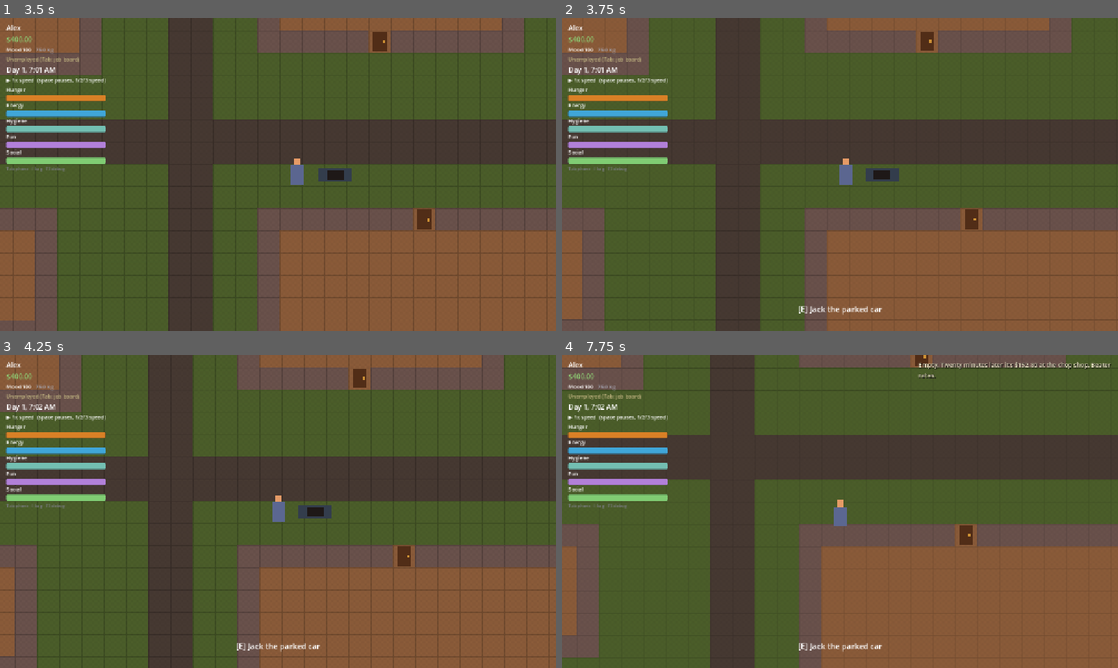
Above: before the commit, frames 1-4 (two rows, left to right).
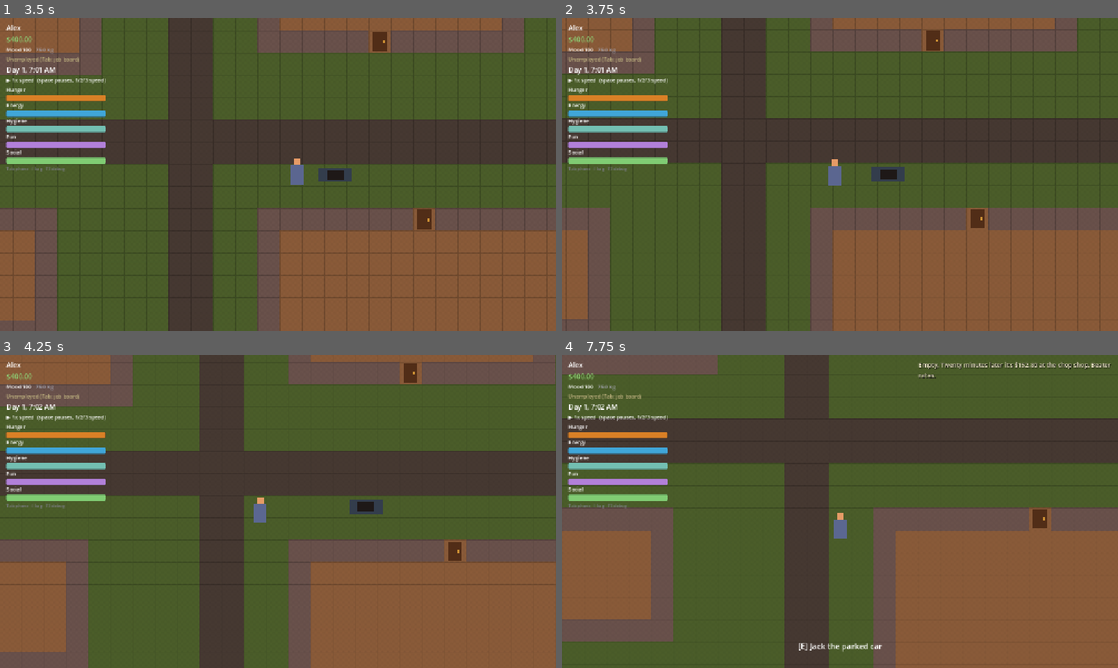
Above: after the commit, the same moments.

Repository: redstonejh/rags
Game: Godot game, scene res://scenes/ui/MainMenu.tscn
Same seed, same stepped clock (60 frames per second), same inputs: the game is played once before the commit and once after it.
Inputs (mouse positions are in pixels of both pictures, inside the frame that each line leads up to):
- Up to frame 1 (3.5 s): click "New Life" at 0.5 s; click (72, 318) at 1.27 s; type "Alex" at 1.35 s; click "Start This Life" at 2 s; move the mouse to (400, 158) at 2.77 s; hold D (move_right) from 2.78 s (still down); hold E (interact) from 2.78 s (still down); click (400, 158) at 2.92 s
- Up to frame 2 (3.75 s): release D (move_right) at 3.5 s; release E (interact) at 3.5 s; drag from (728, 190) to (940, 39) at 3.52 s
- Up to frame 3 (4.25 s): no input
- Up to frame 4 (7.75 s): move the mouse to (895, 442) at 4.27 s; hold D (move_right) 4.28-5 s; hold Tab (phone) 4.28-5 s; click (895, 442) at 4.42 s; tap E (interact) at 4.55, 7.55 s; drag from (812, 574) to (1112, 445) at 5.02 s; move the mouse to (1006, 558) at 5.77 s; hold A (move_left) 5.78-6.5 s; hold E (interact) 5.78-6.5 s; click (1006, 558) at 5.92 s; drag from (673, 464) to (817, 511) at 6.52 s; move the mouse to (867, 511) at 7.27 s; hold S (move_down) from 7.28 s (still down); hold Tab (phone) from 7.28 s (still down); click (867, 511) at 7.42 s

Frame 1 is identical in both runs. In frame 2, 6.0% of the frame differs, in the area x 0-100%, y 0-100%; in frame 3, 34%; in frame 4, 42%.

Commit message:
Add click-to-move player control

Diff:
--- a/scenes/player/Player.tscn
+++ b/scenes/player/Player.tscn
@@ -27,6 +27,11 @@
 [node name="CollisionShape2D" type="CollisionShape2D" parent="InteractArea"]
 shape = SubResource("reach_shape")
 
+[node name="NavigationAgent2D" type="NavigationAgent2D" parent="."]
+path_desired_distance = 8.0
+target_desired_distance = 12.0
+avoidance_enabled = false
+
 [node name="Camera2D" type="Camera2D" parent="."]
 zoom = Vector2(1.6, 1.6)
 position_smoothing_enabled = true
--- a/scripts/dev/ui_stack_smoke_test.gd
+++ b/scripts/dev/ui_stack_smoke_test.gd
@@ -1,5 +1,5 @@
 extends Node
-## Regression coverage for Phase 0 modal/pause ownership.
+## Regression coverage for Phase 0 modal/pause ownership and player control.
 ## Run headless:
 ##   godot --headless --path <repo> res://scenes/dev/UIStackSmokeTest.tscn
 
@@ -7,6 +7,7 @@
 
 var failures: int = 0
 var _main: Node = null
+var _player: Node = null
 
 
 func _ready() -> void:
@@ -15,6 +16,8 @@
 	_test_pause_locks()
 	_test_panel_overlap()
 	_test_escape_pause_menu()
+	await _test_click_move()
+	await _test_wasd_cancels_click_move()
 	print("UIStack smoke test: %s" % ("ALL PASS" if failures == 0 else "%d FAILURES" % failures))
 	get_tree().quit(0 if failures == 0 else 1)
 
@@ -35,6 +38,8 @@
 	add_child(_main)
 	await get_tree().process_frame
 	await get_tree().process_frame
+	await get_tree().physics_frame
+	_player = _main.get_node("Player")
 
 
 func _test_pause_locks() -> void:
@@ -85,6 +90,33 @@
 	_check(not stack.call("is_modal_open", "pause_menu") and not GameClock.paused, "Esc closes pause menu")
 
 
+func _test_click_move() -> void:
+	print("[Click-to-move]")
+	GameClock.clear_pause_locks()
+	GameClock.set_manual_paused(false)
+	var start: Vector2 = _player.get("global_position")
+	_player.call("set_move_target", start + Vector2(160, 0))
+	await _physics_frames(30)
+	var current: Vector2 = _player.get("global_position")
+	_check(current.distance_to(start) > 24.0, "click target moves the player")
+	_check(_player.call("has_click_target"), "path remains active before arrival")
+
+
+func _test_wasd_cancels_click_move() -> void:
+	print("[Manual control priority]")
+	var current: Vector2 = _player.get("global_position")
+	_player.call("set_move_target", current + Vector2(160, 0))
+	Input.action_press("move_left")
+	await get_tree().physics_frame
+	Input.action_release("move_left")
+	_check(not _player.call("has_click_target"), "WASD cancels click path")
+
+
+func _physics_frames(count: int) -> void:
+	for _i in count:
+		await get_tree().physics_frame
+
+
 func _action(name: String) -> InputEventAction:
 	var event := InputEventAction.new()
 	event.action = name
--- a/scripts/player/player.gd
+++ b/scripts/player/player.gd
@@ -6,13 +6,17 @@
 ## Below these thresholds you slow down — being starving/exhausted is physical.
 const LOW_NEED_THRESHOLD := 18.0
 const LOW_NEED_SPEED_MULT := 0.55
+const CLICK_INTERACT_DISTANCE := 34.0
 
 ## Owned by the CharacterSheet in WorldState — the player node is a view.
 var needs: Needs
 
 var _interact_target: Interactable = null
+var _click_move_active := false
+var _click_interact_target: Interactable = null
 
 @onready var interact_area: Area2D = $InteractArea
+@onready var nav_agent: NavigationAgent2D = $NavigationAgent2D
 
 
 func _ready() -> void:
@@ -27,22 +31,41 @@
 
 func _physics_process(_delta: float) -> void:
 	var input := Input.get_vector("move_left", "move_right", "move_up", "move_down")
-	var speed := WALK_SPEED
-	if needs.get_value("energy") < LOW_NEED_THRESHOLD \
-			or needs.get_value("hunger") < LOW_NEED_THRESHOLD:
-		speed *= LOW_NEED_SPEED_MULT
-	# The beater: fast-travel-with-steering, exterior only.
-	if WorldState.player_location_id == "exterior" \
-			and WorldState.player_sheet.flags.get("has_car", false):
-		speed *= 1.8
-	velocity = input * speed
+	var speed := _current_speed()
+	if input.length_squared() > 0.0:
+		_cancel_click_move()
+		velocity = input * speed
+	elif _click_move_active:
+		velocity = _click_move_velocity(speed)
+	else:
+		velocity = Vector2.ZERO
 	move_and_slide()
 	_update_interact_target()
+	_try_click_interaction()
 
 
 func _unhandled_input(event: InputEvent) -> void:
 	if event.is_action_pressed("interact") and _interact_target != null:
 		_interact_target.interact(self)
+		get_viewport().set_input_as_handled()
+	elif event is InputEventMouseButton \
+			and event.button_index == MOUSE_BUTTON_LEFT \
+			and event.pressed \
+			and not GameClock.paused:
+		var target := get_global_mouse_position()
+		var interactable := _interactable_at(target)
+		set_move_target(interactable.global_position if interactable else target, interactable)
+		get_viewport().set_input_as_handled()
+
+
+func set_move_target(target: Vector2, interact_after: Interactable = null) -> void:
+	_click_move_active = true
+	_click_interact_target = interact_after
+	nav_agent.target_position = target
+
+
+func has_click_target() -> bool:
+	return _click_move_active
 
 
 func _on_minute_passed(_total: int) -> void:
@@ -58,6 +81,61 @@
 		EventBus.player_need_changed.emit(id, needs.values[id])
 
 
+func _current_speed() -> float:
+	var speed := WALK_SPEED
+	if needs.get_value("energy") < LOW_NEED_THRESHOLD \
+			or needs.get_value("hunger") < LOW_NEED_THRESHOLD:
+		speed *= LOW_NEED_SPEED_MULT
+	# The beater: fast-travel-with-steering, exterior only.
+	if WorldState.player_location_id == "exterior" \
+			and WorldState.player_sheet.flags.get("has_car", false):
+		speed *= 1.8
+	return speed
+
+
+func _click_move_velocity(speed: float) -> Vector2:
+	if nav_agent.is_navigation_finished():
+		_click_move_active = false
+		return Vector2.ZERO
+	var next_pos := nav_agent.get_next_path_position()
+	var to_next := next_pos - global_position
+	if to_next.length_squared() < 4.0:
+		return Vector2.ZERO
+	return to_next.normalized() * speed
+
+
+func _cancel_click_move() -> void:
+	if not _click_move_active:
+		return
+	_click_move_active = false
+	_click_interact_target = null
+	nav_agent.target_position = global_position
+
+
+func _try_click_interaction() -> void:
+	if _click_interact_target == null:
+		return
+	if global_position.distance_to(_click_interact_target.global_position) > CLICK_INTERACT_DISTANCE:
+		return
+	var target := _click_interact_target
+	_click_move_active = false
+	_click_interact_target = null
+	target.interact(self)
+
+
+func _interactable_at(point: Vector2) -> Interactable:
+	var params := PhysicsPointQueryParameters2D.new()
+	params.position = point
+	params.collide_with_areas = true
+	params.collide_with_bodies = false
+	var hits := get_world_2d().direct_space_state.intersect_point(params, 16)
+	for hit in hits:
+		var collider = hit.get("collider")
+		if collider is Interactable:
+			return collider
+	return null
+
+
 func _update_interact_target() -> void:
 	var nearest: Interactable = null
 	var nearest_dist := INF
Not shown, added: scripts/dev/ui_stack_smoke_test.gd.uid
Not shown, added: scripts/ui/ui_stack.gd.uid
Not shown, changed: README.md
Not shown, changed: docs/PROGRESS.md
Not shown, changed: docs/REBUILD_PLAN.md
